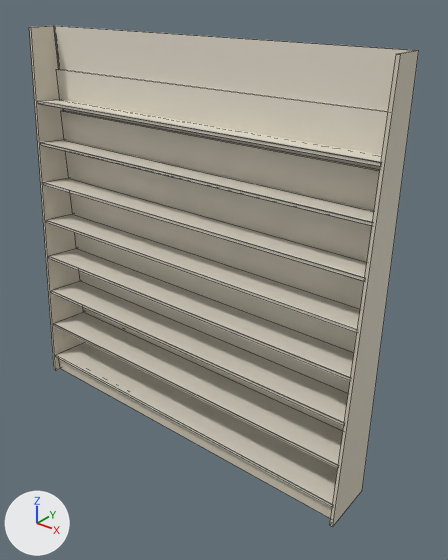
The Blender file tools/models/new-release-wall.blend as it was, and as the next commit left it.
Before and after are seen from a camera (50 mm lens) standing at (7.56, -8.8, 8.88) and looking at (0.79, -0.34, 3.64). The axes (+X, +Y, +Z) are drawn at lower left. The lights are the same throughout. The picture after the commit comes second. Mesh edges are drawn as thin lines on the coarser meshes.

Before the edit, the objects in view are built like this:
```python
me_deck_0 = bpy.data.meshes.new('Deck_0')
me_deck_0.from_pydata(...)  # 12 vertices, 8 faces; spans x -3.94..3.94, y -1.15..-0.1, z 0.29..0.44
me_deck_0.materials.append(mat_beigevinyllaminate)  # pale yellow #e5dece
me_deck_1 = bpy.data.meshes.new('Deck_1')
me_deck_1.from_pydata(...)  # 12 vertices, 8 faces; spans x -3.94..3.94, y -1.09..-0.1, z 1.17..1.31
me_deck_1.materials.append(mat_beigevinyllaminate)  # pale yellow #e5dece
me_leftend = bpy.data.meshes.new('LeftEnd')
me_leftend.from_pydata(...)  # 10 vertices, 7 faces; spans x -4.0..-3.94, y -1.22..-0.08, z 0.0..8.0
me_leftend.materials.append(mat_beigevinyledgeband)  # pale yellow #d7cebc
me_rail_3 = bpy.data.meshes.new('Rail_3')
me_rail_3.from_pydata(...)  # 28 vertices, 16 faces; spans x -3.94..3.94, y -1.0..-0.97, z 3.0..3.09
me_rail_3.materials.append(mat_satinpricechannel)  # light grey #dfdacb
me_rightend = bpy.data.meshes.new('RightEnd')
me_rightend.from_pydata(...)  # 10 vertices, 7 faces; spans x 3.94..4.0, y -1.22..-0.08, z 0.0..8.0
me_rightend.materials.append(mat_beigevinyledgeband)  # pale yellow #d7cebc
me_toe = bpy.data.meshes.new('Toe')
me_toe.from_pydata(...)  # a box spanning x -3.94..3.94, y -1.07..-1.01, z 0.0..0.38
me_toe.materials.append(mat_beigevinyledgeband)  # pale yellow #d7cebc
ob_deck_0 = bpy.data.objects.new('Deck_0', me_deck_0)
ob_deck_0.location = (0.0, 0.0, 0.0)
ob_deck_1 = bpy.data.objects.new('Deck_1', me_deck_1)
ob_deck_1.location = (0.0, 0.0, 0.0)
ob_leftend = bpy.data.objects.new('LeftEnd', me_leftend)
ob_leftend.location = (0.0, 0.0, 0.0)
ob_rail_3 = bpy.data.objects.new('Rail_3', me_rail_3)
ob_rail_3.location = (0.0, 0.0, 0.0)
ob_rightend = bpy.data.objects.new('RightEnd', me_rightend)
ob_rightend.location = (0.0, 0.0, 0.0)
ob_toe = bpy.data.objects.new('Toe', me_toe)
ob_toe.location = (0.0, 0.0, 0.0)
# also in view: 'Deck_2' at (0.0, -0.57, 2.12); 'Deck_5' at (0.0, -0.48, 4.75); 'Rail_1' at (0.0, -1.1, 1.3); 'Rail_7' at (0.0, -0.74, 6.55); 'HighBack_2' at (0.0, -0.13, 2.44)
```
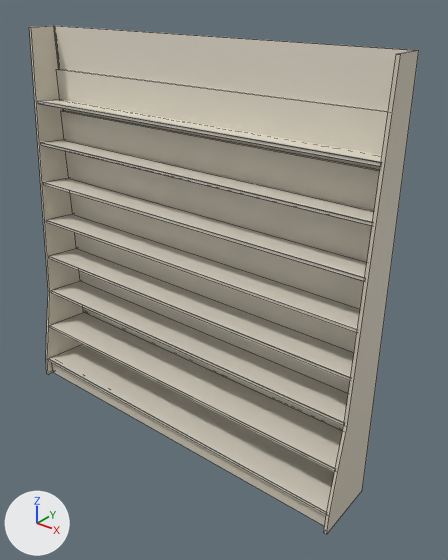
The change, as a diff of the scene's bpy script:
```diff
--- a/tools/models/new-release-wall.blend.py
+++ b/tools/models/new-release-wall.blend.py
@@ me_deck_0 @@
 # used by ob_deck_0; location = (0.0, 0.0, 0.0)
-me_deck_0.from_pydata(...)  # 12 vertices, 8 faces; spans x -3.94..3.94, y -1.15..-0.1, z 0.29..0.44
+me_deck_0.from_pydata(...)  # 12 vertices, 8 faces; spans x -3.94..3.94, y -1.37..-0.1, z 0.27..0.44
+# me_deck_0 part 1: the whole mesh is scaled about its middle by (1, 1.21, 1.14), then moved by (0.0, -0.11, -0.01)
 me_deck_0.materials.append(mat_beigevinyllaminate)
@@ me_deck_1 @@
 # used by ob_deck_1; location = (0.0, 0.0, 0.0)
-me_deck_1.from_pydata(...)  # 12 vertices, 8 faces; spans x -3.94..3.94, y -1.09..-0.1, z 1.17..1.31
+me_deck_1.from_pydata(...)  # 12 vertices, 8 faces; spans x -3.94..3.94, y -1.2..-0.1, z 1.16..1.31
+# me_deck_1 part 2: the whole mesh is scaled about its middle by (1, 1.11, 1.07), then moved by (0.0, -0.06, 0.0)
 me_deck_1.materials.append(mat_beigevinyllaminate)
@@ me_leftend @@
 # used by ob_leftend; location = (0.0, 0.0, 0.0)
-me_leftend.from_pydata(...)  # 10 vertices, 7 faces; spans x -4.0..-3.94, y -1.22..-0.08, z 0.0..8.0
+me_leftend.from_pydata(...)  # 16 vertices, 10 faces; spans x -4.0..-3.94, y -1.43..-0.08, z 0.0..8.0
+# me_leftend part 3
+# 2 vertices are removed from x -4.0..-3.94, y -1.22, z 0.0
+# 4 faces are deleted
+# 8 vertices are added at x -4.0..-3.94, y -1.43..-1.07, z 0.0..2.17
+# 7 new faces join them
 me_leftend.materials.append(mat_beigevinyledgeband)
@@ me_rightend @@
 # used by ob_rightend; location = (0.0, 0.0, 0.0)
-me_rightend.from_pydata(...)  # 10 vertices, 7 faces; spans x 3.94..4.0, y -1.22..-0.08, z 0.0..8.0
+me_rightend.from_pydata(...)  # 16 vertices, 10 faces; spans x 3.94..4.0, y -1.43..-0.08, z 0.0..8.0
+# me_rightend part 4
+# 2 vertices are removed from x 3.94..4.0, y -1.22, z 0.0
+# 4 faces are deleted
+# 8 vertices are added at x 3.94..4.0, y -1.43..-1.07, z 0.0..2.17
+# 7 new faces join them
 me_rightend.materials.append(mat_beigevinyledgeband)
@@ me_toe @@
 # used by ob_toe; location = (0.0, 0.0, 0.0)
-me_toe.from_pydata(...)  # 8 vertices, 6 faces; spans x -3.94..3.94, y -1.07..-1.01, z 0.0..0.38
+me_toe.from_pydata(...)  # 8 vertices, 6 faces; spans x -3.94..3.94, y -1.29..-1.23, z 0.0..0.38
+# me_toe part 5: the whole mesh is moved by (0.0, -0.22, 0.0)
 me_toe.materials.append(mat_beigevinyledgeband)
```

Changed parts and their boxes [x1, y1, x2, y2] in the pictures (448 x 560 px):
'RightEnd', reshaped (7% wider)
    before: [330, 50, 419, 527]
    after: [324, 50, 419, 534]
'Deck_0', rescaled
    before: [57, 342, 338, 503]
    after: [50, 344, 334, 511]
'Deck_1', rescaled
    before: [56, 312, 343, 463]
    after: [51, 312, 343, 467]
'LeftEnd', reshaped
    before: [29, 26, 85, 371]
    after: [29, 26, 83, 375]
'Toe', moved (mostly hidden)
    before: [59, 359, 332, 518]
    after: [52, 363, 326, 525]
